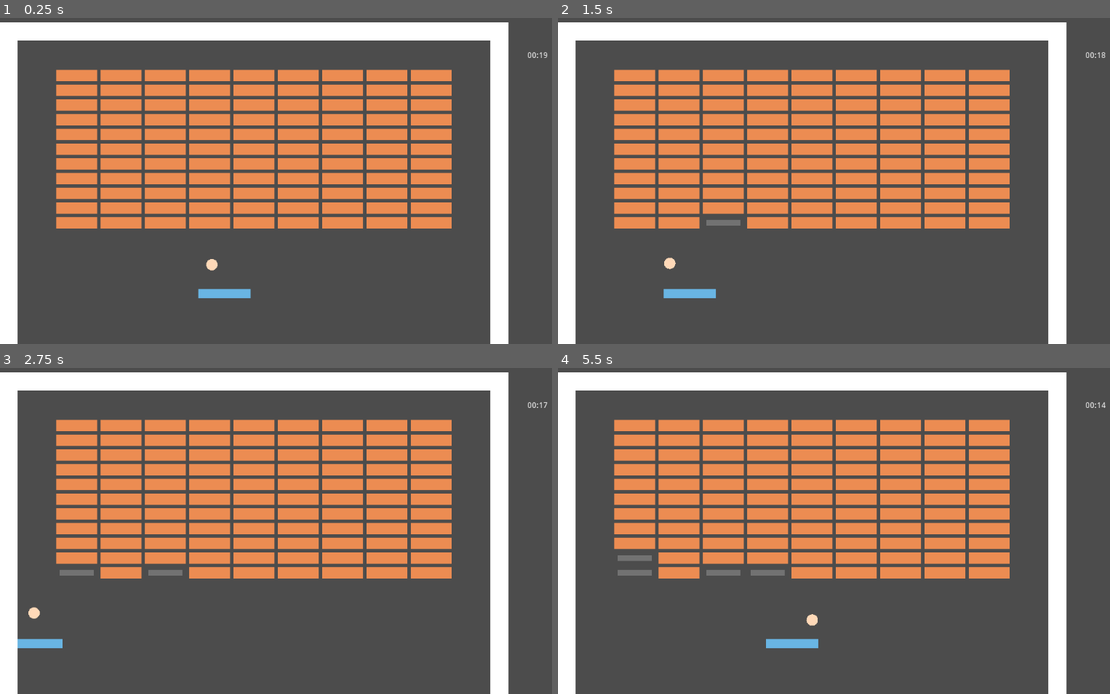
Above: before the commit, frames 1-4 (two rows, left to right).
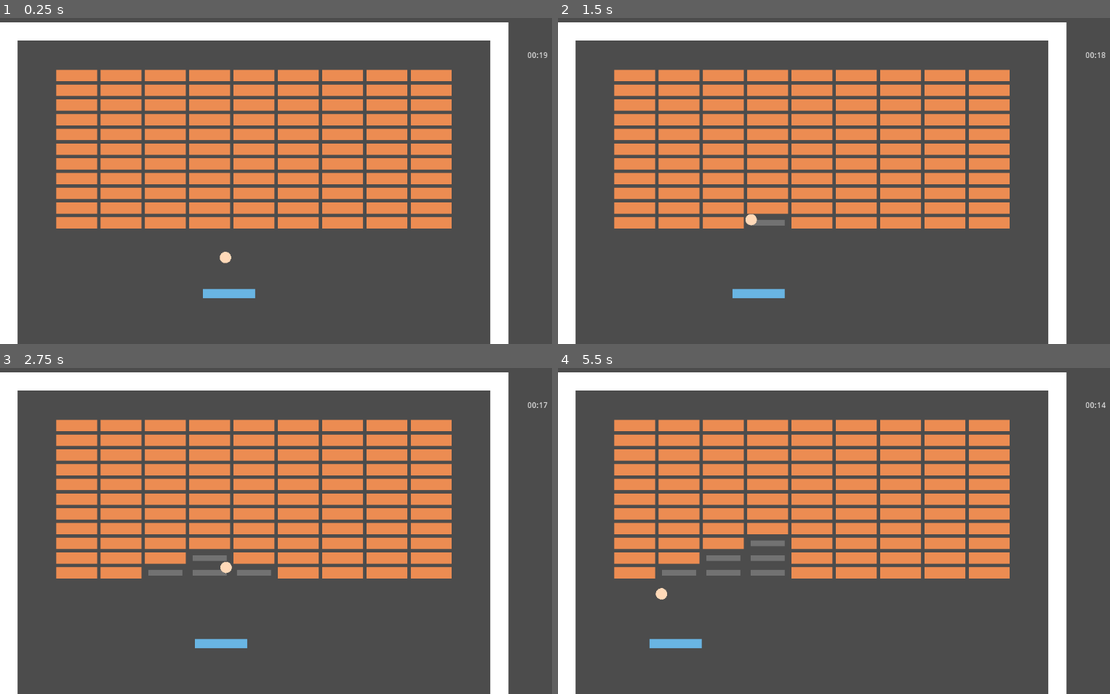
Above: after the commit, the same moments.

Repository: marc-hugh-tom/gmtk-game-jam-2023
Game: Godot game, scene res://scenes/GameState.tscn
The game is run twice, just before and just after one commit, with the same random seed, the same clock (stepped at 60 frames per second) and the same inputs.
Inputs (mouse positions are in pixels of both pictures, inside the frame that each line leads up to):
- Up to frame 1 (0.25 s): no input
- Up to frame 2 (1.5 s): move the mouse to (977, 158) at 0.52 s; press the mouse at (977, 158) at 0.53 s; hold Right (ui_right) 0.53-1.28 s; move the mouse to (734, 190) at 1.27 s; release the mouse at (734, 190) at 1.28 s; hold Left (ui_left) from 1.28 s (still down); click (734, 190) at 1.35 s
- Up to frame 3 (2.75 s): move the mouse to (347, 449) at 2.02 s; release Left (ui_left) at 2.03 s; press the mouse at (347, 449) at 2.03 s; hold Right (ui_right) from 2.03 s (still down)
- Up to frame 4 (5.5 s): move the mouse to (817, 592) at 2.77 s; release the mouse at (817, 592) at 2.78 s; click (817, 592) at 2.85 s; move the mouse to (1021, 576) at 3.52 s; release Right (ui_right) at 3.53 s; press the mouse at (1021, 576) at 3.53 s; hold Left (ui_left) from 3.53 s (still down); move the mouse to (673, 472) at 4.27 s; release the mouse at (673, 472) at 4.28 s; click (673, 472) at 4.35 s; move the mouse to (878, 524) at 5.02 s; press the mouse at (878, 524) at 5.03 s

The runs differ from the first frame. In frame 1, 0.2% of the frame differs, in the area x 35-47%, y 71-86%; in frame 2, 1.2%; in frame 3, 1.7%; in frame 4, 2.3%, in the area x 10-48%, y 51-86%.

Commit message:
wip

Diff:
--- a/scenes/Block.tscn
+++ b/scenes/Block.tscn
@@ -5,7 +5,7 @@
 [sub_resource type="RectangleShape2D" id=1]
 extents = Vector2( 36, 10 )
 
-[node name="Block" type="StaticBody2D" groups=["block"]]
+[node name="Block" type="StaticBody2D" groups=["ball_collidable"]]
 script = ExtResource( 1 )
 
 [node name="ColorRect" type="ColorRect" parent="."]
--- a/scenes/Paddle.tscn
+++ b/scenes/Paddle.tscn
@@ -6,7 +6,7 @@
 radius = 8.0
 height = 76.0
 
-[node name="Paddle" type="KinematicBody2D"]
+[node name="Paddle" type="KinematicBody2D" groups=["ball_collidable"]]
 script = ExtResource( 1 )
 
 [node name="ColorRect" type="ColorRect" parent="."]
--- a/scripts/Ball.gd
+++ b/scripts/Ball.gd
@@ -14,9 +14,11 @@
 	if is_instance_valid(collision):
 		direction = direction.bounce(collision.get_normal())
 
-		if collision.get_collider().is_in_group("block"):
-			collision.get_collider().on_collide_with_ball()
-	update()
+		if collision.get_collider().is_in_group("ball_collidable"):
+			collision.get_collider().on_collide_with_ball(self, collision)
+
+func tweak_direction(new_direction):
+	direction = (direction + new_direction).normalized()
 
 func _draw():
 	var center = Vector2(0, 0)
--- a/scripts/Block.gd
+++ b/scripts/Block.gd
@@ -5,6 +5,6 @@
 #func _init(type):
 #	pass
 
-func on_collide_with_ball():
+func on_collide_with_ball(ball, collision):
 	# emit_signal("block_collide" [self.type])
 	queue_free()
--- a/scripts/Paddle.gd
+++ b/scripts/Paddle.gd
@@ -1,7 +1,7 @@
 extends KinematicBody2D
 
 var direction = Vector2.ZERO
-var speed = 400.0
+var speed = 3.0
 
 var ball_position = null
 
@@ -12,9 +12,13 @@
 
 func _physics_process(delta):
 	if ball_position != null:
-		var y = position.y
-		position = position.linear_interpolate(ball_position, 4.0 * delta)
-		position.y = y
+		var prev = position
+		var new_position = position.linear_interpolate(ball_position, 4.0 * delta)
+		new_position.y = prev.y
+
+		var diff = clamp(new_position.x - position.x, -speed, speed)
+		position.x += diff
+		direction = Vector2(diff, 0)
 
 	if DEBUG:
 		direction = Vector2.ZERO
@@ -24,3 +28,6 @@
 			direction += Vector2(1, 0)
 
 		position += direction.normalized() * speed * delta
+
+func on_collide_with_ball(ball, collision):
+	ball.tweak_direction((collision.get_normal() * 2) + direction)
